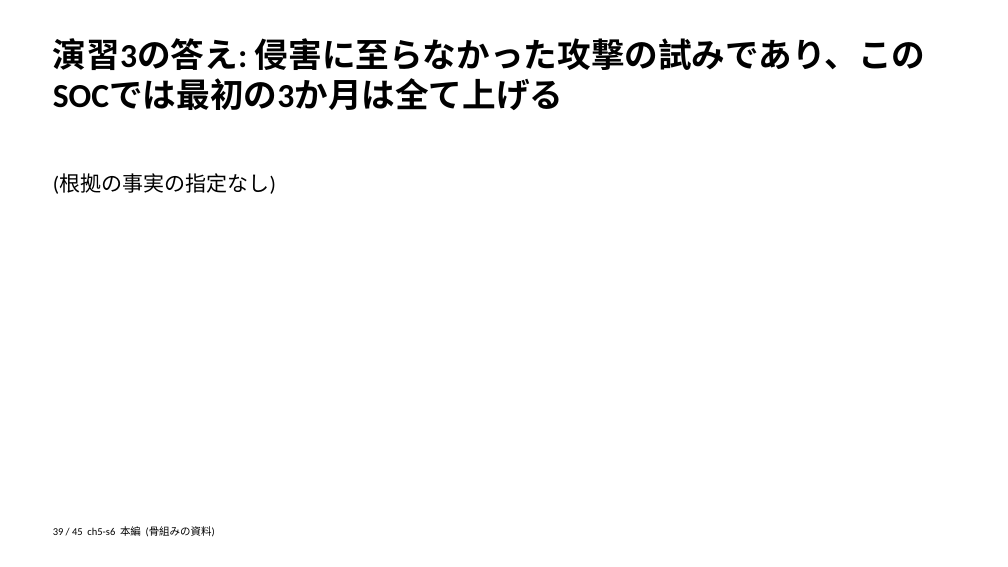
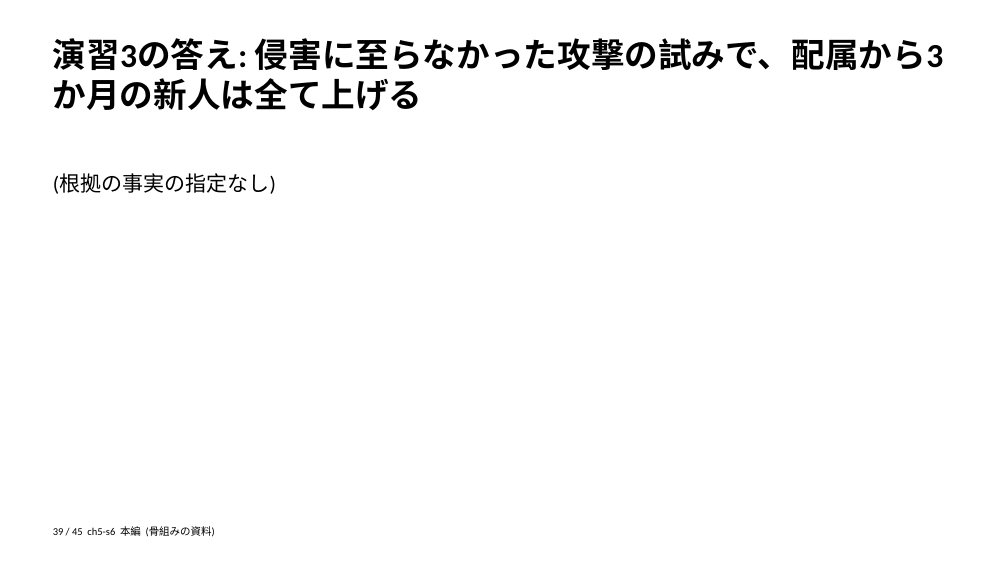
Before and after one commit to zyuuryuu/PPTX-Planner, a slide deck: slide 39 of trial/deck/preview/skeleton.pptx. Drawn at 1008x567 pixels with LibreOffice and Linux fonts; fonts in the diff are those of the drawing. Boxes give left, top, right and bottom in pixels: in the first picture for what was removed or moved away, otherwise in the second. Text is boxed around its words. In the diff, an @@ line names an element or a change of style, - is before the commit and + after.

```diff
--- a/trial/deck/preview/skeleton.pptx
+++ b/trial/deck/preview/skeleton.pptx
@@ text at (53, 38, 944, 70): text changed @@
-演習3の答え: 侵害に至らなかった攻撃の試みであり、このSOCでは最初の3か月は全て上げる
+演習3の答え: 侵害に至らなかった攻撃の試みで、配属から3か月の新人は全て上げる
```
Also in this commit, not shown: 6 other slides changed, 5 other files.
